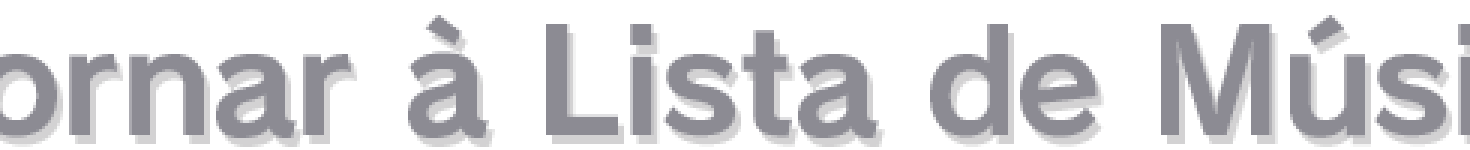
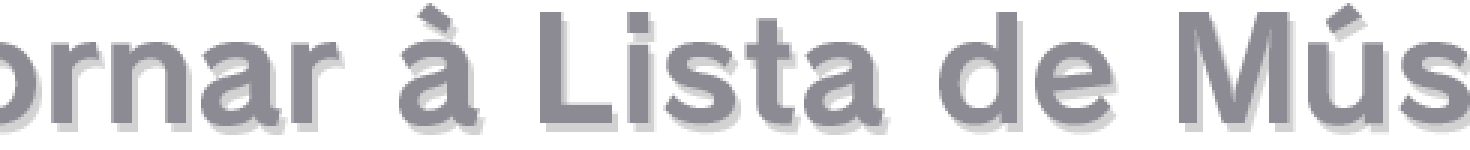
Comparing the layer stacks of the two w=1470, h=150 images. Changes:
added layer "Retornar à Lista de Músicas V2" above "Return to Song List V2" over [0, 3, 1470, 126]
hid "Retornar à Lista de Músicas" over [0, 15, 1470, 138]
